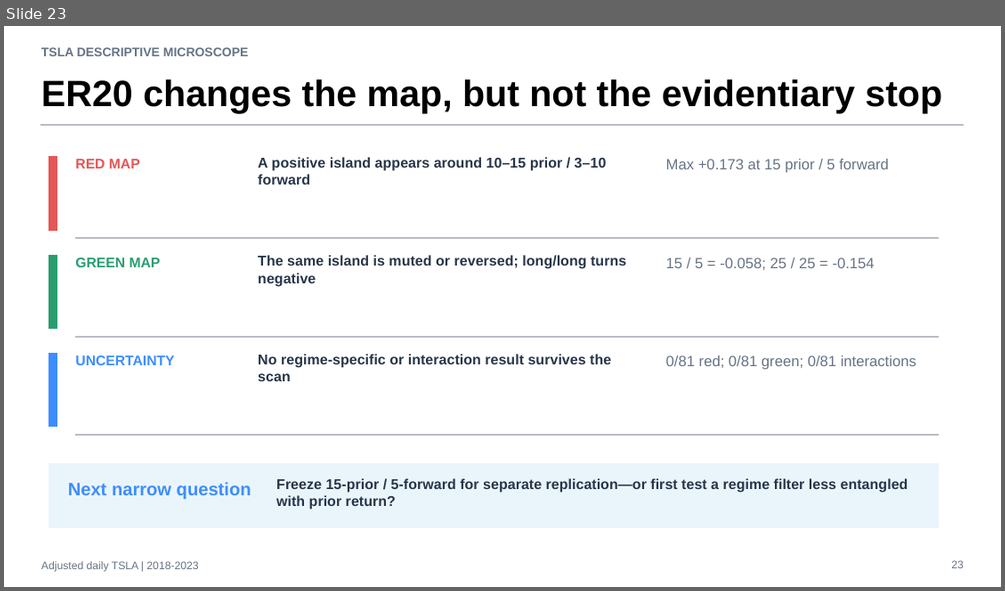
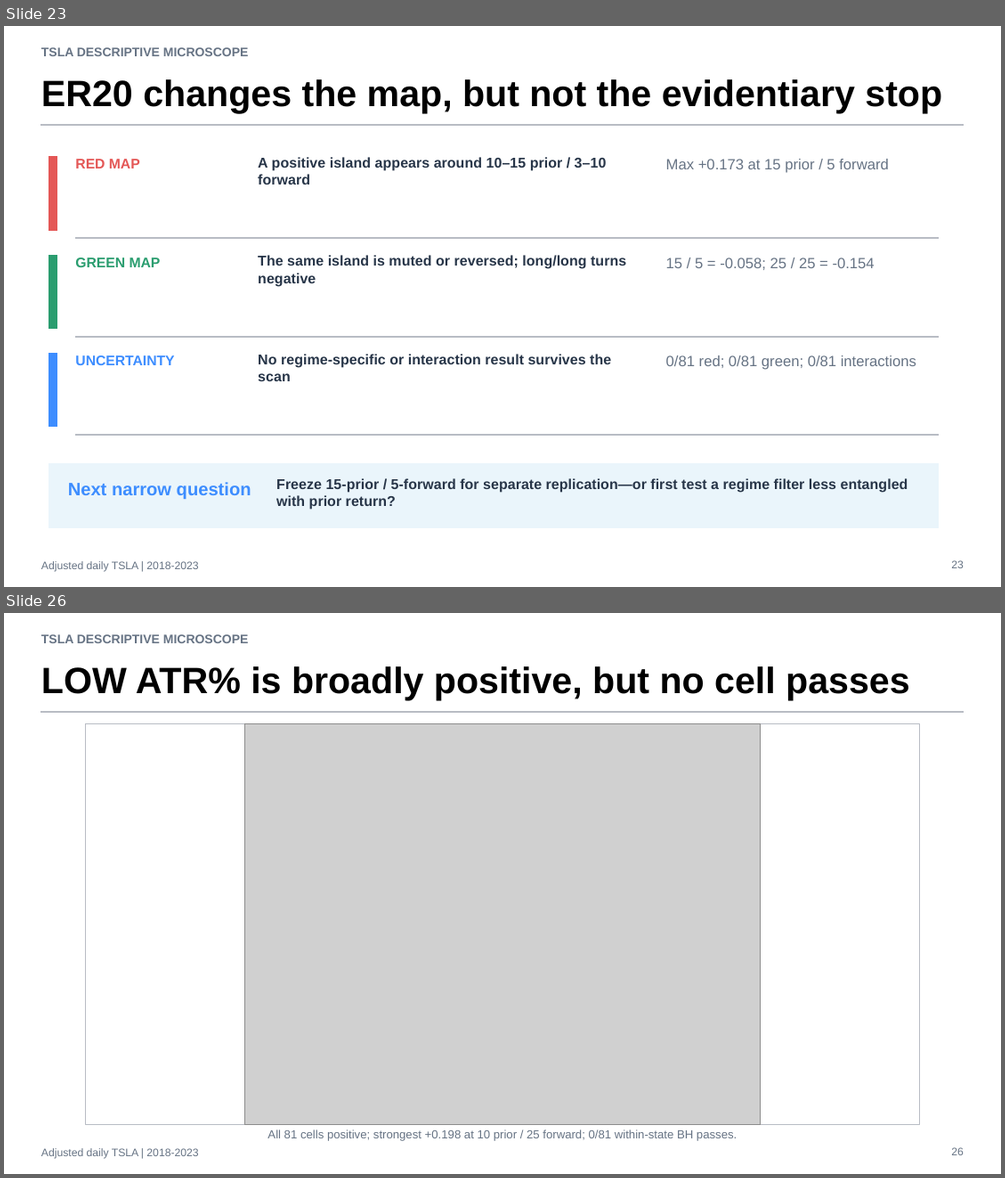
Before and after one commit to Francisc0Franc0/Time-Series-Modeling-Gen5, a slide deck: operator_hypothesis_lab/presentations/tsla_descriptive_microscope_evidence.pptx. Shown one above the other, each under a label of ours: slide 23 before the commit, slides 23 and 26 after it; the slides between them are not shown. The pictures are 1005x591 and 1005x1178 pixels, drawn with LibreOffice and Linux fonts; fonts in the diff are those of the drawing; grey boxes stand for pictures. Boxes give left, top, right and bottom in pixels: in the first picture for what was removed or moved away, otherwise in the second. Text is boxed around its words. In the diff, an @@ line names an element or a change of style, - is before the commit and + after.

Commit message:
Condition TSLA return grid on ATR percent states

```diff
--- a/operator_hypothesis_lab/presentations/tsla_descriptive_microscope_evidence.pptx
+++ b/operator_hypothesis_lab/presentations/tsla_descriptive_microscope_evidence.pptx
@@ slide 26 added at box(4, 613, 1001, 1174), background #FFFFFF @@
@@ text added at box(41, 634, 249, 643), 12 pt, text #667384, bold @@
+TSLA DESCRIPTIVE MICROSCOPE
@@ text added at box(41, 666, 910, 700), 35.2 pt, text #000000, bold @@
+LOW ATR% is broadly positive, but no cell passes
@@ rectangle added at box(41, 711, 963, 713), fill #B8BCC4, outline #B8BCC4 0 pt @@
@@ rectangle added at box(86, 723, 919, 1125), fill #FFFFFF, outline #B8BCC4 0.75 pt @@
@@ picture added at box(245, 723, 760, 1125) @@
@@ text added at box(267, 1129, 736, 1141), 11.2 pt, text #667384 @@
+All 81 cells positive; strongest +0.198 at 10 prior / 25 forward; 0/81 within-state BH passes.
@@ text added at box(41, 1148, 198, 1159), 10.5 pt, text #667384 @@
+Adjusted daily TSLA | 2018-2023
@@ text added at box(951, 1147, 963, 1155), 10.5 pt, text #667384 @@
+26
```
Also in this commit, not shown: 6 other slides added, 3 other files.
